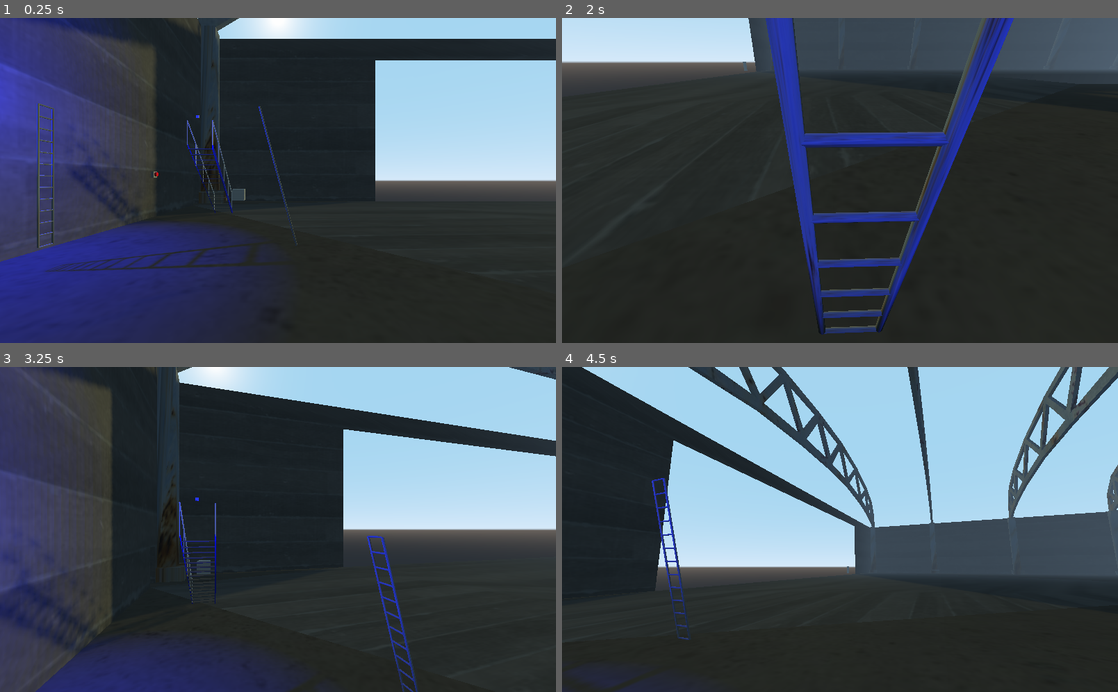
Above: before the commit, frames 1-4 (two rows, left to right).
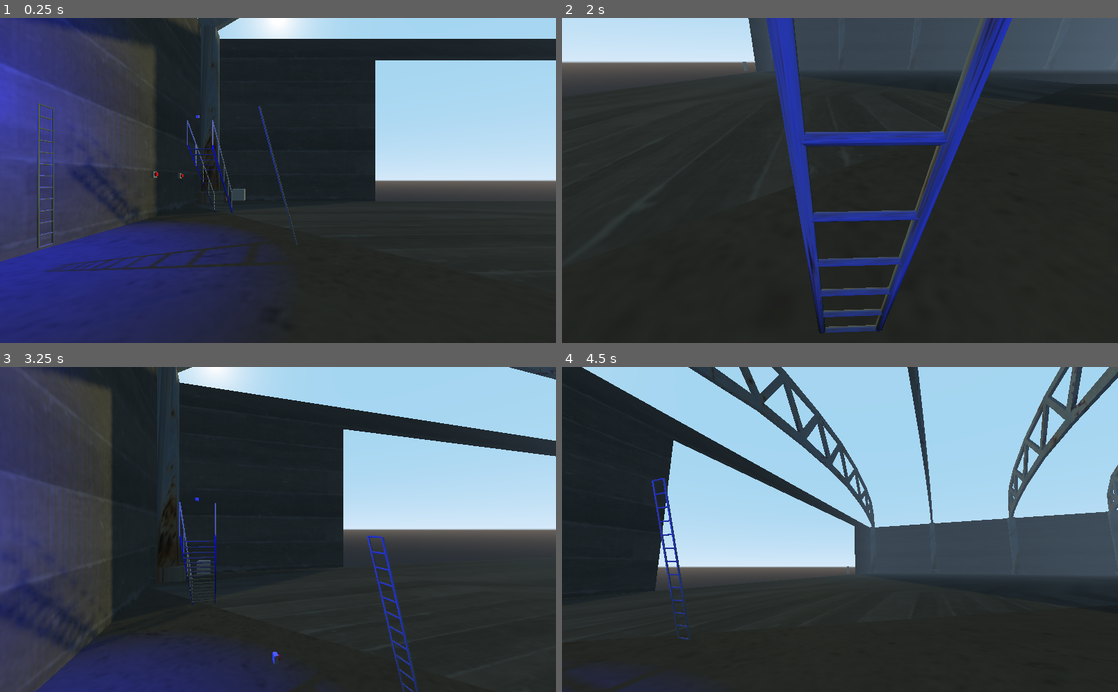
Above: after the commit, the same moments.

Repository: 00steve/Mesa
Game: Godot game, scene res://Mesa.tscn
The game is run twice, just before and just after one commit, with the same random seed, the same clock (stepped at 60 frames per second) and the same inputs.
Inputs (mouse positions are in pixels of both pictures, inside the frame that each line leads up to):
- Up to frame 1 (0.25 s): no input
- Up to frame 2 (2 s): tap Enter at 0.5 s; move the mouse to (812, 245) at 0.52 s; hold E (move_interact) 0.53-1.28 s; hold W (move_forward) from 0.53 s (still down); tap Space (move_jump) at 0.77, 1.52 s; move the mouse to (1006, 229) at 1.27 s; tap E (move_interact) at 1.35 s
- Up to frame 3 (3.25 s): move the mouse to (111, 480) at 2.02 s; release W (move_forward) at 2.03 s; hold E (move_interact) 2.03-2.78 s; hold A (move_left) from 2.03 s (still down); move the mouse to (305, 529) at 2.77 s; tap E (move_interact) at 2.85 s; tap Space (move_jump) at 3.02 s
- Up to frame 4 (4.5 s): move the mouse to (756, 448) at 3.52 s; release A (move_left) at 3.53 s; hold S (move_backward) 3.53-4.28 s; hold E (move_interact) 3.53-4.28 s; tap Space (move_jump) at 3.77 s; move the mouse to (962, 513) at 4.27 s; hold D (move_right) from 4.28 s (still down); tap E (move_interact) at 4.35 s

The runs differ from the first frame. In frame 1, less than 0.1% of the frame differs, in the area x 32-33%, y 47-50%; in frame 2, 2.0%, in the area x 34-82%, y 0-98%; in frame 3, less than 0.1%; in frame 4, less than 0.1%.

Commit message:
Got light button pushing animation working.

Diff:
--- a/MSwitch.gd
+++ b/MSwitch.gd
@@ -10,11 +10,13 @@
 signal end_press_button;
 signal system_event;
 var hia;
+var bzpos;
+var bzpush;
 
 # Called when the node enters the scene tree for the first time.
 func _ready():
-	pass;
-
+	bzpos = $MSwitchCase/MSwitchButton.translation.z;
+	bzpush = 0;
 func ConnectActor(actor):
 	pass;
 
@@ -29,6 +31,12 @@
 	i.inputType = MesaInteraction.InputType.MSwitch;
 	if pressed:
 		i.inputValue = MesaInteraction.InputMSwitchValue.Push;
+		bzpush = .01;
 	else:
 		i.inputValue = MesaInteraction.InputMSwitchValue.Release;
+		bzpush = 0;
+	print(i.inputValue);
+	$MSwitchCase/MSwitchButton.translation.z = bzpos - bzpush;
+
+
 	emit_signal("system_event",i);
--- a/Mesa.tscn
+++ b/Mesa.tscn
@@ -45,5 +45,8 @@
 [node name="MSwitchInput" parent="Hangar1/LightSystem" instance=ExtResource( 7 )]
 transform = Transform( -4.37114e-08, 0, 1, 0, 1, 0, -1, 0, -4.37114e-08, 4, 0, -4 )
 
+[node name="MSwitchInput3" parent="Hangar1/LightSystem" instance=ExtResource( 7 )]
+transform = Transform( -4.37114e-08, 0, 1, 0, 1, 0, -1, 0, -4.37114e-08, 4, 0, -5 )
+
 [node name="MSwitchInput2" parent="Hangar1/LightSystem" instance=ExtResource( 7 )]
 transform = Transform( -1, 0, -1.50996e-07, 0, 1, 0, 1.50996e-07, 0, -1, 2.78495, 2.46008, -9.55803 )
